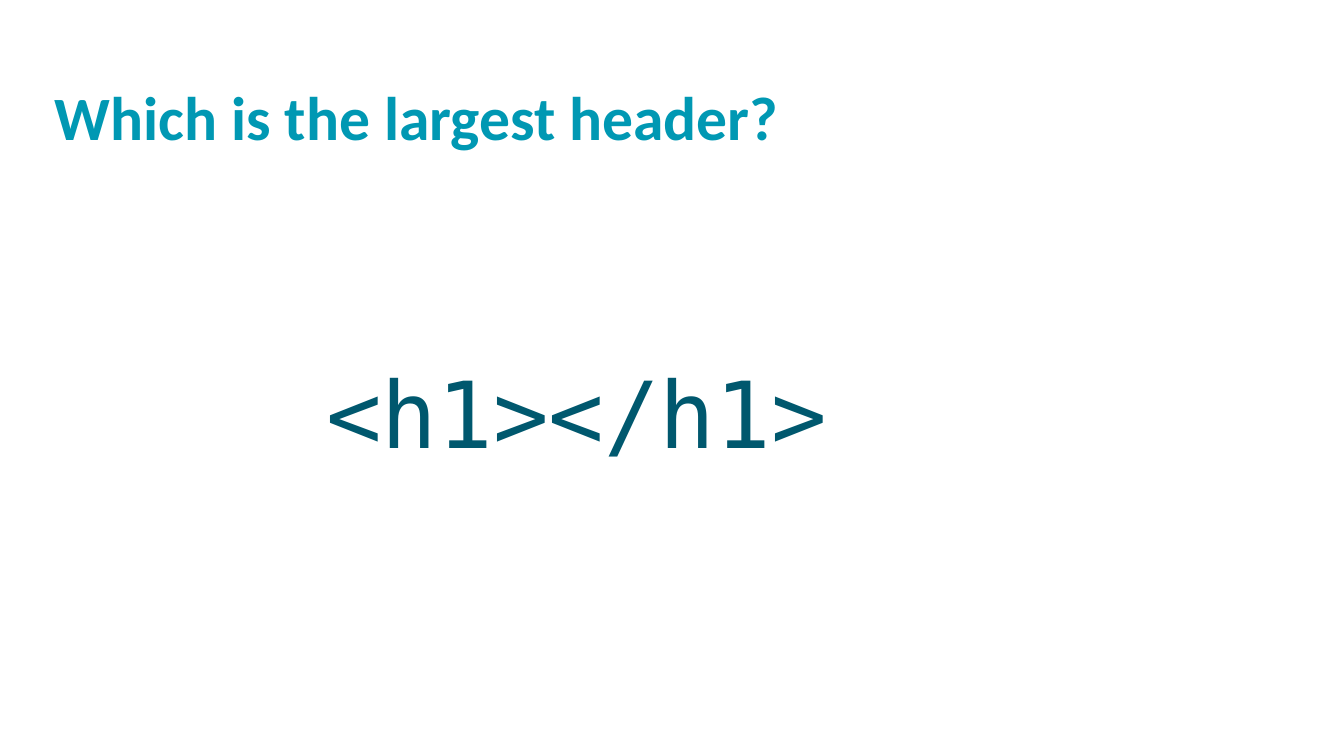
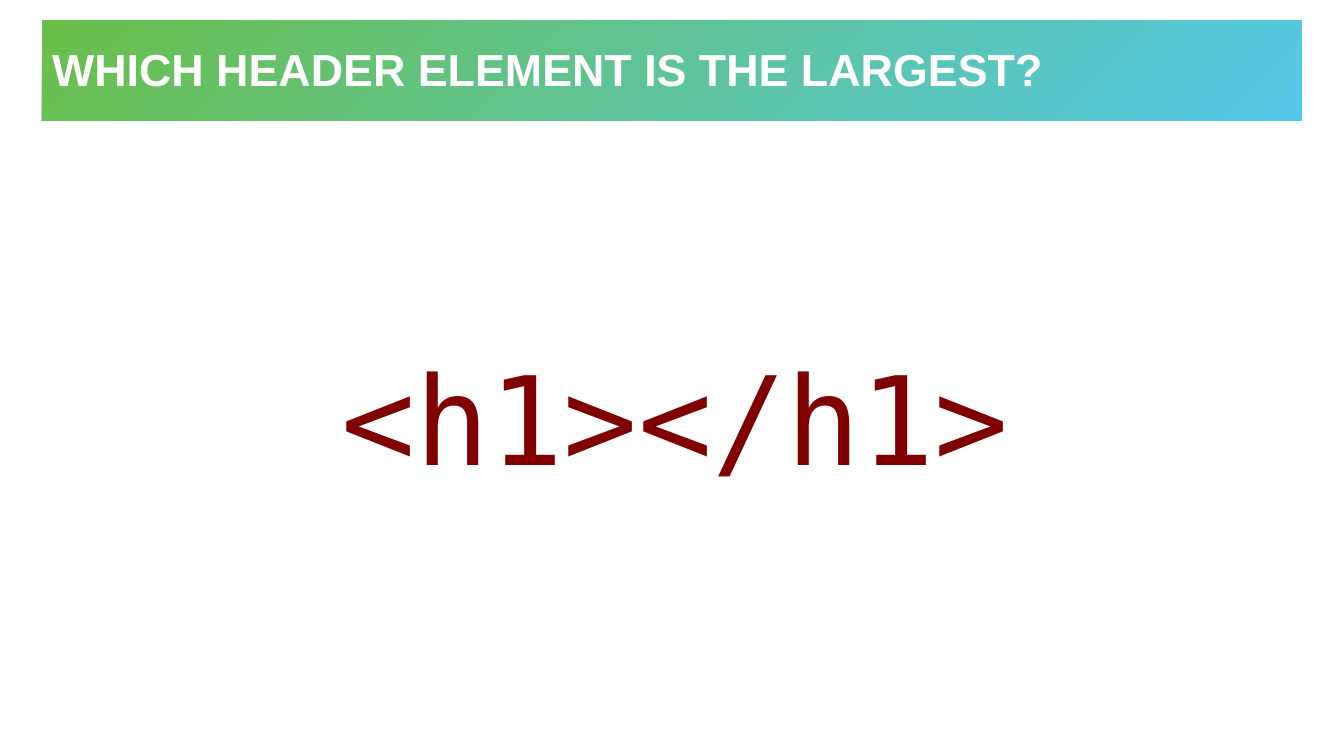
Before and after one commit to hytechclub/web-101, a slide deck: slide 3 of Week06/HtmlCssReviewActivity.pptx. Drawn at 1344x756 pixels with LibreOffice and Linux fonts; fonts in the diff are those of the drawing; background and template pictures are left out. Boxes give left, top, right and bottom in pixels: in the first picture for what was removed or moved away, otherwise in the second. Text is boxed around its words. In the diff, an @@ line names an element or a change of style, - is before the commit and + after.

```diff
--- a/Week06/HtmlCssReviewActivity.pptx
+++ b/Week06/HtmlCssReviewActivity.pptx
@@ title "WHICH HEADER ELEMENT IS THE ...": place and size @@
-title "WHICH HEADER ELEMENT IS THE ..." at (55,96,778,151)
+title "WHICH HEADER ELEMENT IS THE ..." at (42,20,1303,121)
@@ title "WHICH HEADER ELEMENT IS THE ..." at (42,20,1303,121): vertical alignment top to middle; fill none to gradient #6ABF4B to #54C8E8 @@
@@ title at (52,54,1042,87): text changed; size 44 to 32 pt; font Calibri to Arial; text colour #0098B2 to #FFFFFF @@
-Which is the largest header?
+WHICH HEADER ELEMENT IS THE LARGEST?
@@ text "<h1></h1>": place and size @@
-text "<h1></h1>" at (326,377,827,457)
+text "<h1></h1>" at (342,371,1009,477)
@@ text "<h1></h1>" at (342,371,1009,477): size 66 to 88 pt, text colour #00586E to #800000; indent changed; line spacing 0.9 to 1; more space between paragraphs; vertical alignment top to middle @@
```
Also in this commit, not shown: 11 other slides changed, 2 slides added, 2 slides removed, 2 other files.
